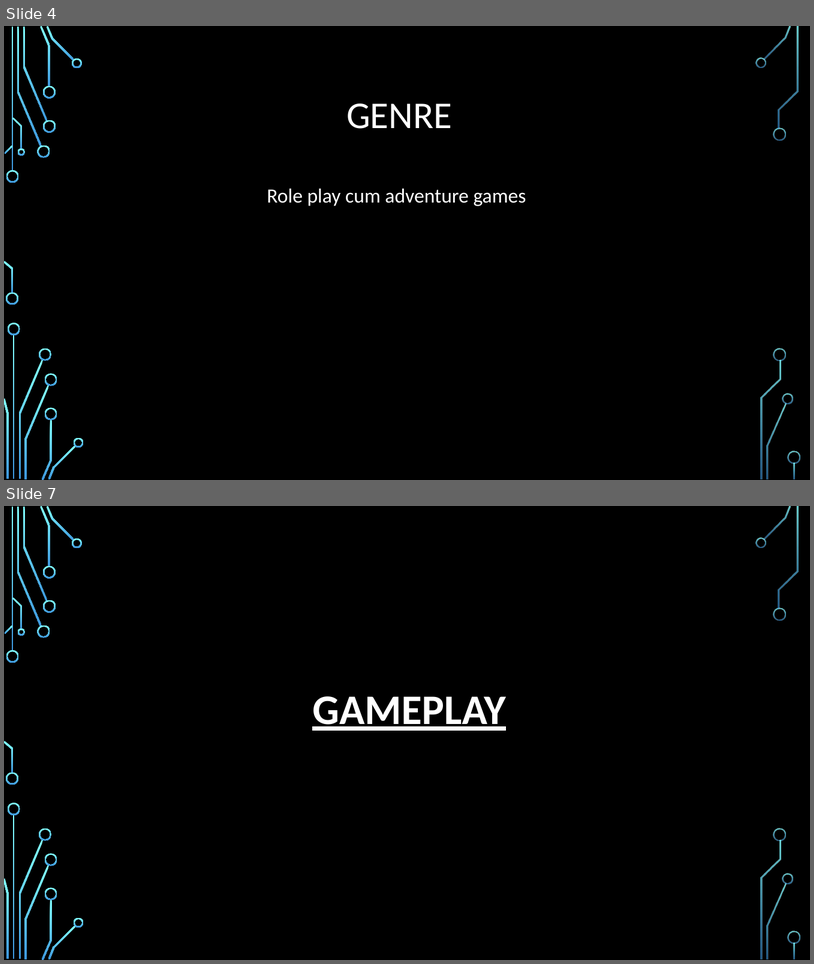
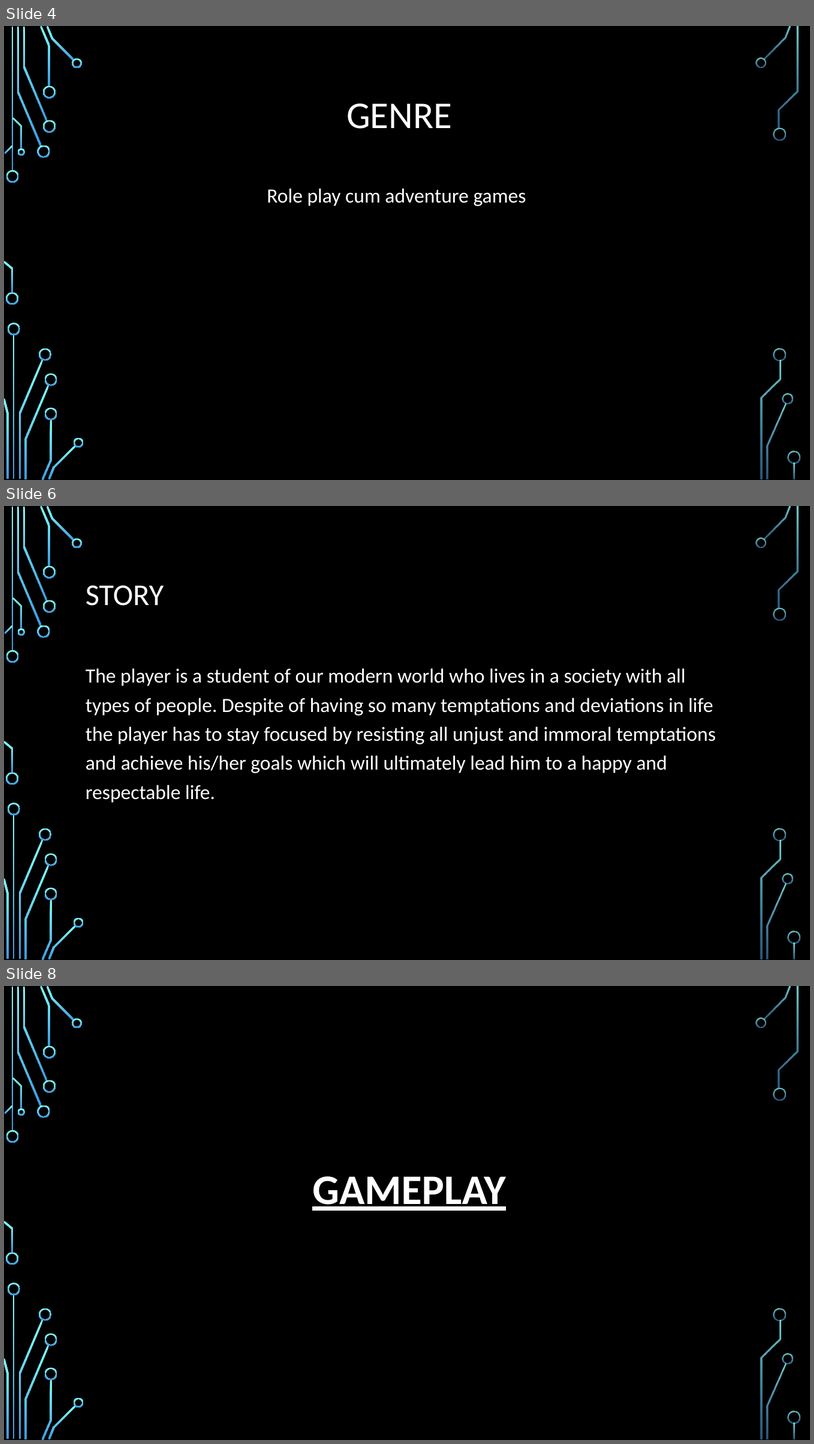
Before and after one commit to ShreyaSharma99/Game_Task3_COP290, a slide deck: Game_Document.pptx. Shown one above the other, each under a label of ours: slides 4 and 7 before the commit, slides 4, 6 and 8 after it; the slides between them are not shown. The pictures are 814x964 and 814x1444 pixels, drawn with LibreOffice and Linux fonts; fonts in the diff are those of the drawing; background and template pictures are left out. Boxes give left, top, right and bottom in pixels: in the first picture for what was removed or moved away, otherwise in the second. Text is boxed around its words. In the diff, an @@ line names an element or a change of style, - is before the commit and + after.

```diff
--- a/Game_Document.pptx
+++ b/Game_Document.pptx
@@ slide 6 added at (4,506,810,960), background picture (left out); not listed: 36 template elements that a slide beside it also shows @@
@@ title added at (86,585,164,606), 36 pt, text #FFFFFF @@
+STORY
@@ text added at (86,668,716,802), 24 pt, text #FFFFFF @@
+The player is a student of our modern world who lives in a society with all types of people. Despite of having so many temptations and deviations in life the player has to stay focused by resisting all unjust and immoral temptations and achieve his/her goals which will ultimately lead him to a happy and respectable life.
@@ what was slide 7 is now slide 8 @@
```
Also in this commit, not shown: 5 slides changed, 4 other slides added.
